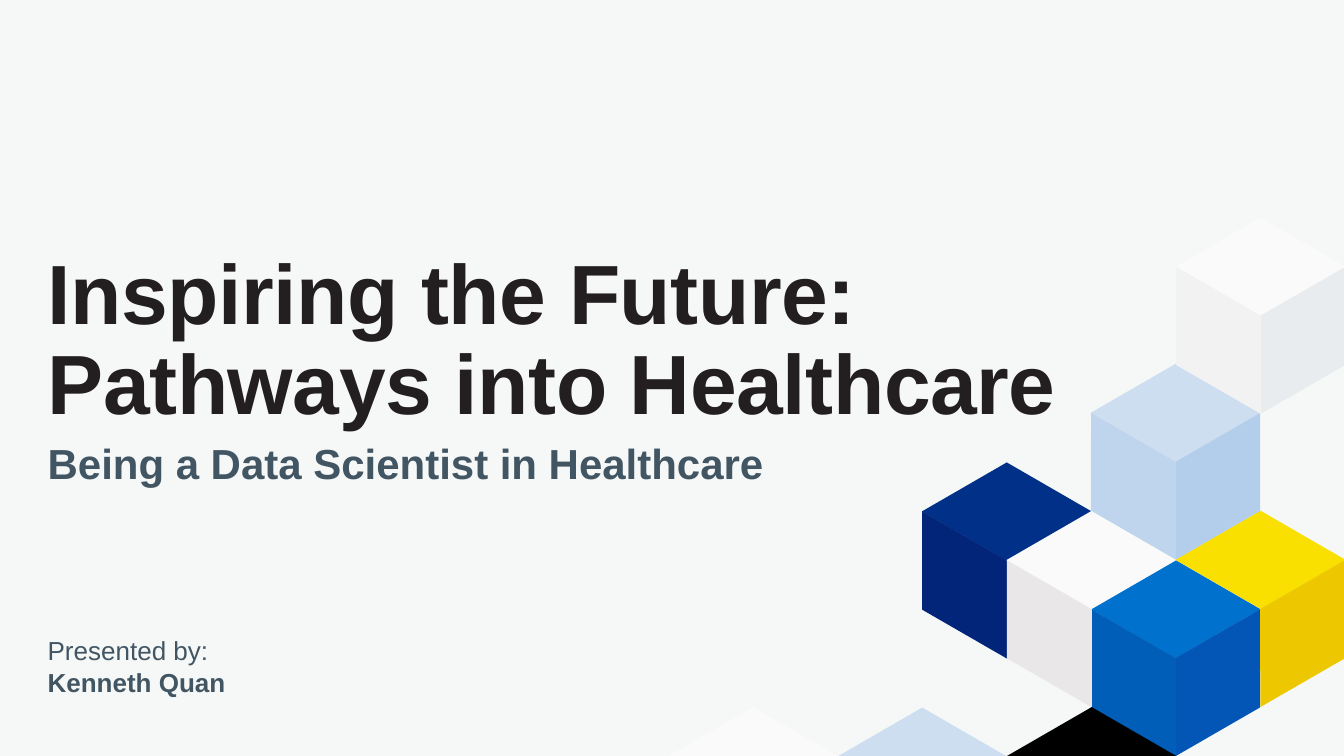
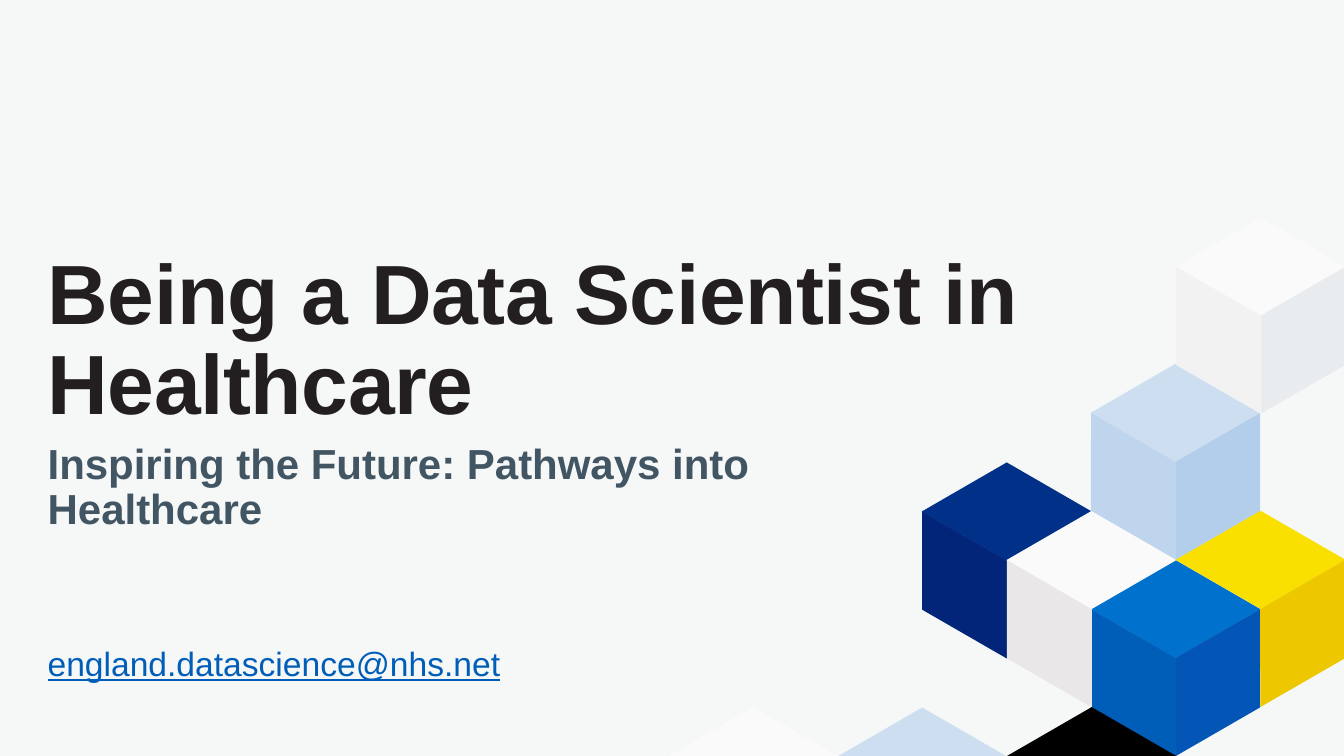
Before and after one commit to NHSDigital/datascience-seminars, a slide deck: slide 1 of All_materials/20230528_School_outreach/Outreach.pptx. Drawn at 1344x756 pixels with LibreOffice and Linux fonts; fonts in the diff are those of the drawing; background and template pictures are left out. Boxes give left, top, right and bottom in pixels: in the first picture for what was removed or moved away, otherwise in the second. Text is boxed around its words. In the diff, an @@ line names an element or a change of style, - is before the commit and + after.

```diff
--- a/All_materials/20230528_School_outreach/Outreach.pptx
+++ b/All_materials/20230528_School_outreach/Outreach.pptx
@@ title at (48,263,1018,415): text changed @@
-Inspiring the Future: Pathways into Healthcare
+Being a Data Scientist in Healthcare
@@ subtitle at (48,448,749,525): text changed @@
-Being a Data Scientist in Healthcare
+Inspiring the Future: Pathways into Healthcare
@@ text at (48,651,500,683): text changed; size 18.6 to 24 pt; text colour #425563 to #005EB8 @@
-Presented by:
-Kenneth Quan
+england.datascience@nhs.net
```
Also in this commit, not shown: 4 other slides changed, 1 slide removed.
